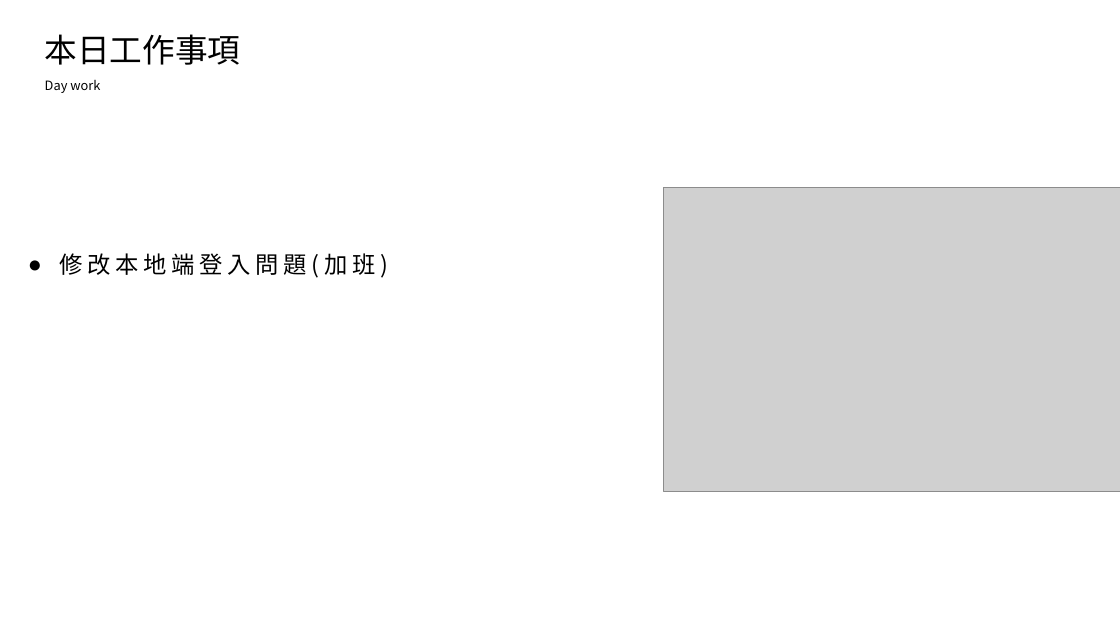
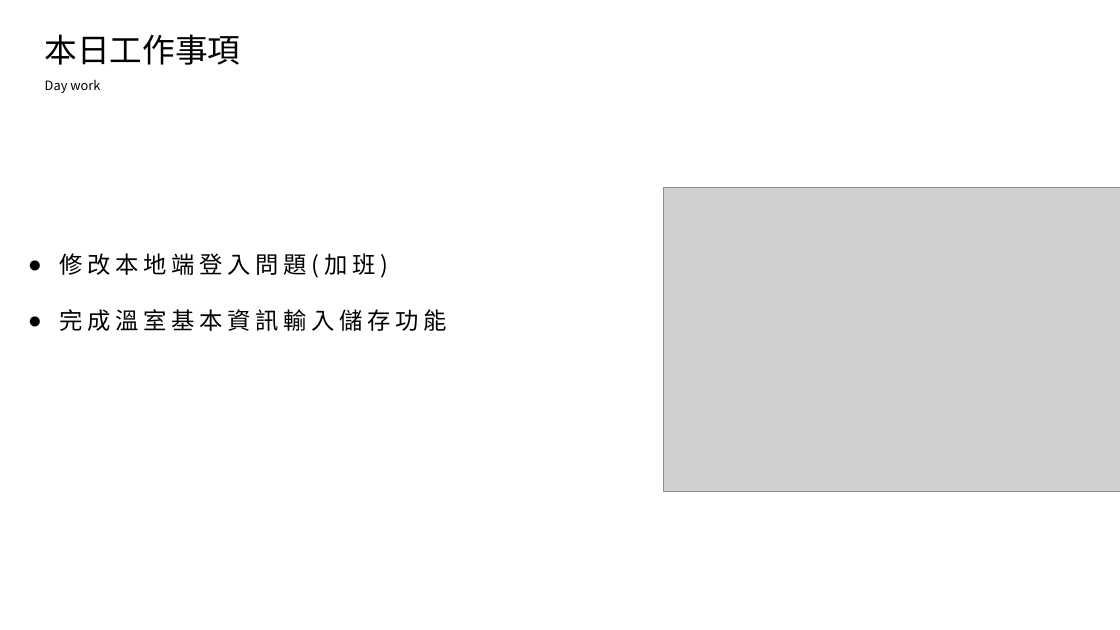
Before and after one commit to king637324/KnowledgeGreenhouseSystem, a slide deck: slide 2 of 工作日報_葉柏漢/2021.08/2021.08.25(加班)~2021.08.26工作日報_葉柏漢.pptx. Drawn at 1120x630 pixels with LibreOffice and Linux fonts; fonts in the diff are those of the drawing; grey boxes stand for pictures. Boxes give left, top, right and bottom in pixels: in the first picture for what was removed or moved away, otherwise in the second. Text is boxed around its words. In the diff, an @@ line names an element or a change of style, - is before the commit and + after.

```diff
--- a/工作日報_葉柏漢/2021.08/2021.08.25(加班)~2021.08.26工作日報_葉柏漢.pptx
+++ b/工作日報_葉柏漢/2021.08/2021.08.25(加班)~2021.08.26工作日報_葉柏漢.pptx
@@ text at (59,309,447,331): paragraph added @@
+● 完成溫室基本資訊輸入儲存功能
```
Also in this commit, not shown: 1 other slide changed, 1 slide added, 4 other files.
